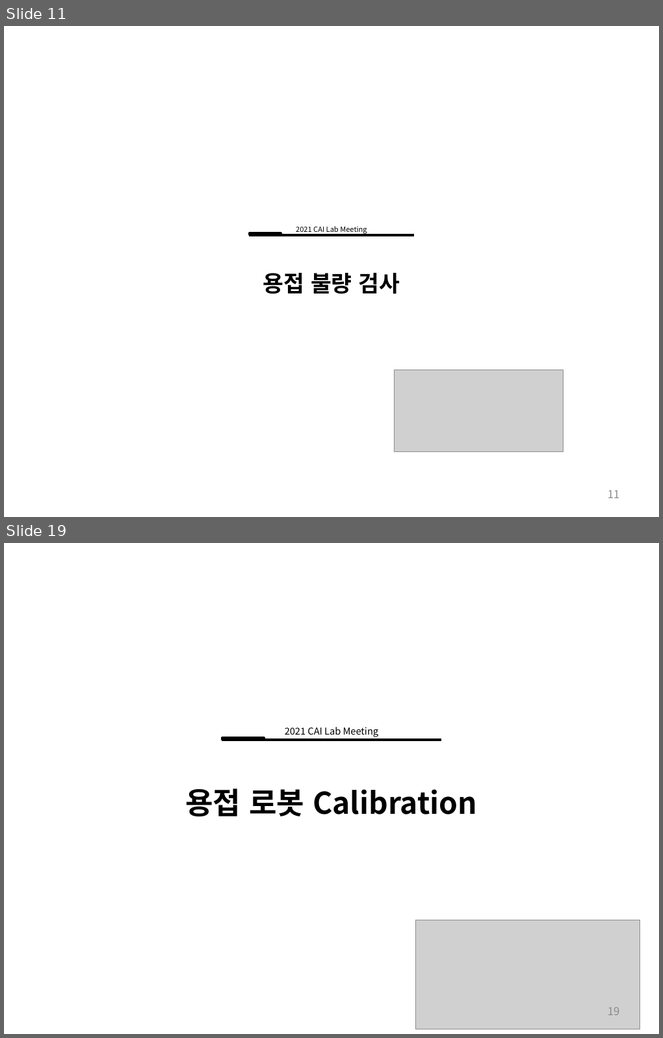
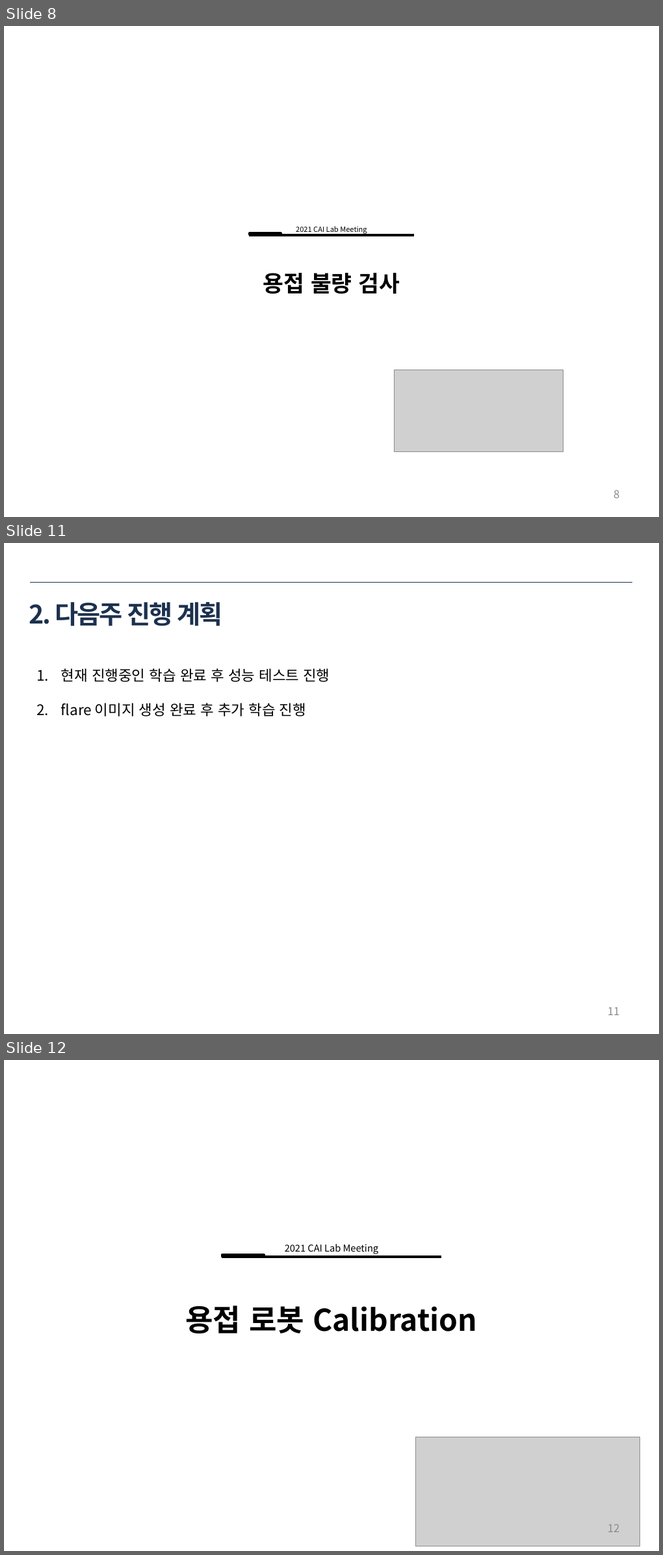
Before and after one commit to ssh6189/2022.01.15, a slide deck: 2022년 1월 15일 용접자동화로봇.pptx. Shown one above the other, each under a label of ours: slides 11 and 19 before the commit, slides 8, 11 and 12 after it; the slides between them are not shown. The pictures are 663x1038 and 663x1555 pixels, drawn with LibreOffice and Linux fonts; fonts in the diff are those of the drawing; grey boxes stand for pictures. Boxes give left, top, right and bottom in pixels: in the first picture for what was removed or moved away, otherwise in the second. Text is boxed around its words. In the diff, an @@ line names an element or a change of style, - is before the commit and + after.

```diff
--- a/2022년 1월 15일 용접자동화로봇.pptx
+++ b/2022년 1월 15일 용접자동화로봇.pptx
@@ slide 11 added at (x1=4, y1=543, x2=659, y2=1034), background #FFFFFF @@
@@ line added from (30, 582) to (633, 582), #1C314E 0.25 pt @@
@@ title added at (x1=29, y1=602, x2=222, y2=626), 28 pt, text #1C314E, bold @@
+2. 다음주 진행 계획
@@ text added at (x1=61, y1=668, x2=330, y2=717), 16 pt, text #000000 @@
+1. 현재 진행중인 학습 완료 후 성능 테스트 진행
+2. flare 이미지 생성 완료 후 추가 학습 진행
@@ page number added at (x1=608, y1=1008, x2=620, y2=1016), 12 pt, text #8C8C8C @@
+11
@@ what was slide 11 is now slide 8 @@
@@ page number at (x1=614, y1=490, x2=620, y2=499): text changed @@
-11
+8
@@ what was slide 19 is now slide 12 @@
@@ page number at (x1=608, y1=1525, x2=620, y2=1533): text changed @@
-19
+12
```
Also in this commit, not shown: 4 slides changed, 3 other slides added, 11 slides removed, 1 other file.
